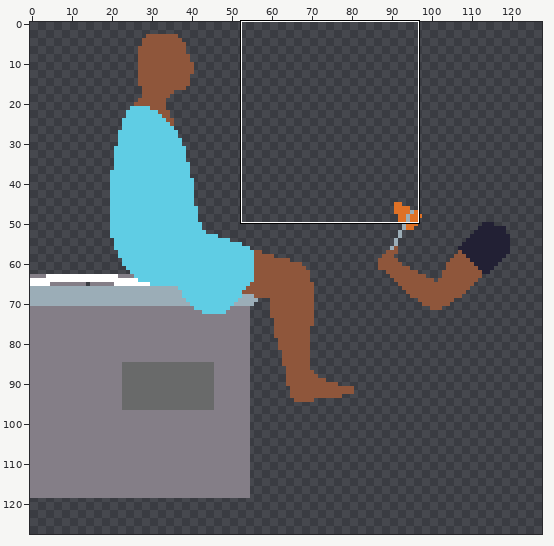
Pixel-art file, stored at octobit/medical_procedure.aseprite. Above, an overview of the earlier version with the close-up marked.
Close-up. Before:
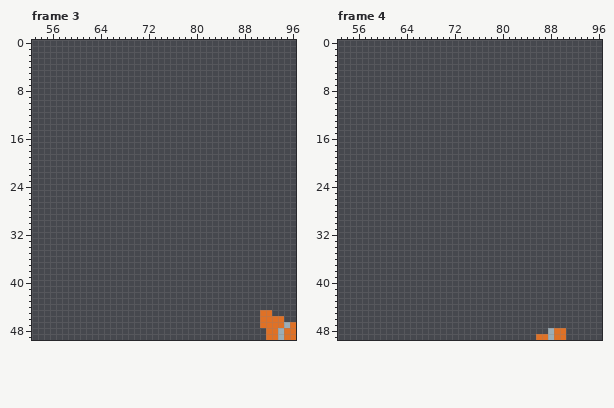
128x128 pixels, 8 frames. Shown: frame 3: x 53..96, y 0..49; frame 4: x 53..96, y 0..49. The commit also changed other frames or places, which this record leaves out.
After:
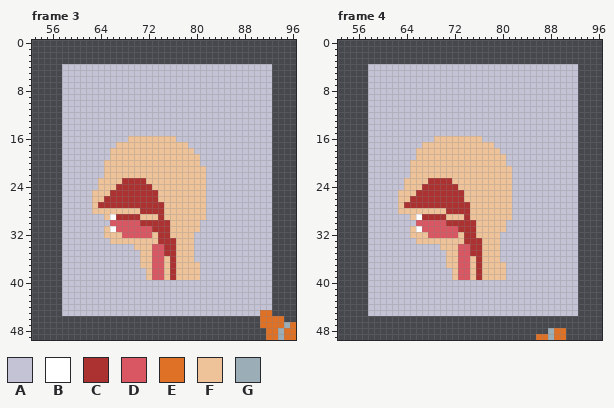
Palette (. is transparent): A #c4c3d6  B #ffffff  C #ac3232  D #d95763  E #df7126  F #eec39a  G #9badb7
Diff:
layer "background" now shown
Changed rows in their new state; - is an unchanged pixel.
Frame 3, layer "background":
first column x 58:
 4 AAAAAAAAAAAAAAAAAAAAAAAAAAAAAAAAAAA
 5 AAAAAAAAAAAAAAAAAAAAAAAAAAAAAAAAAAA
 6 AAAAAAAAAAAAAAAAAAAAAAAAAAAAAAAAAAA
 7 AAAAAAAAAAAAAAAAAAAAAAAAAAAAAAAAAAA
 8 AAAAAAAAAAAAAAAAAAAAAAAAAAAAAAAAAAA
 9 AAAAAAAAAAAAAAAAAAAAAAAAAAAAAAAAAAA
10 AAAAAAAAAAAAAAAAAAAAAAAAAAAAAAAAAAA
11 AAAAAAAAAAAAAAAAAAAAAAAAAAAAAAAAAAA
12 AAAAAAAAAAAAAAAAAAAAAAAAAAAAAAAAAAA
13 AAAAAAAAAAAAAAAAAAAAAAAAAAAAAAAAAAA
14 AAAAAAAAAAAAAAAAAAAAAAAAAAAAAAAAAAA
15 AAAAAAAAAAAAAAAAAAAAAAAAAAAAAAAAAAA
16 AAAAAAAAAAAFFFFFFFFAAAAAAAAAAAAAAAA
17 AAAAAAAAAFFFFFFFFFFFFAAAAAAAAAAAAAA
18 AAAAAAAAFFFFFFFFFFFFFFAAAAAAAAAAAAA
19 AAAAAAAAFFFFFFFFFFFFFFFAAAAAAAAAAAA
20 AAAAAAAFFFFFFFFFFFFFFFFAAAAAAAAAAAA
21 AAAAAAAFFFFFFFFFFFFFFFFFAAAAAAAAAAA
22 AAAAAAAFFFFFFFFFFFFFFFFFAAAAAAAAAAA
23 AAAAAAFFFFCCCCFFFFFFFFFFAAAAAAAAAAA
24 AAAAAAFFFCCCCCCFFFFFFFFFAAAAAAAAAAA
25 AAAAAFFFCCCCCCCCFFFFFFFFAAAAAAAAAAA
26 AAAAAFFCCCCCCCCCFFFFFFFFAAAAAAAAAAA
27 AAAAAFCCCCCCCCCCCFFFFFFFAAAAAAAAAAA
28 AAAAAFFFFFFFFCCCCFFFFFFFAAAAAAAAAAA
29 AAAAAAAFBCCCCFFFCFFFFFFFAAAAAAAAAAA
30 AAAAAAAADDDDDCCCCCFFFFFAAAAAAAAAAAA
31 AAAAAAAFBDDDDDDCCCFFFFFAAAAAAAAAAAA
32 AAAAAAAFFFDDDDDFCCFFFFAAAAAAAAAAAAA
33 AAAAAAAAFFFFFFFFCCCFFFAAAAAAAAAAAAA
34 AAAAAAAAAAAAFFFDDCCFFFAAAAAAAAAAAAA
35 AAAAAAAAAAAAAFFDDCCFFFAAAAAAAAAAAAA
36 AAAAAAAAAAAAAFFDDFCFFFAAAAAAAAAAAAA
37 AAAAAAAAAAAAAFFDDFCFFFFAAAAAAAAAAAA
38 AAAAAAAAAAAAAAFDDFCFFFFAAAAAAAAAAAA
39 AAAAAAAAAAAAAAFDDFCFFFFAAAAAAAAAAAA
40 AAAAAAAAAAAAAAAAAAAAAAAAAAAAAAAAAAA
41 AAAAAAAAAAAAAAAAAAAAAAAAAAAAAAAAAAA
42 AAAAAAAAAAAAAAAAAAAAAAAAAAAAAAAAAAA
43 AAAAAAAAAAAAAAAAAAAAAAAAAAAAAAAAAAA
44 AAAAAAAAAAAAAAAAAAAAAAAAAAAAAAAAAAA
45 AAAAAAAAAAAAAAAAAAAAAAAAAAAAAAAAA--
Frame 4, layer "background":
first column x 58:
 4 AAAAAAAAAAAAAAAAAAAAAAAAAAAAAAAAAAA
 5 AAAAAAAAAAAAAAAAAAAAAAAAAAAAAAAAAAA
 6 AAAAAAAAAAAAAAAAAAAAAAAAAAAAAAAAAAA
 7 AAAAAAAAAAAAAAAAAAAAAAAAAAAAAAAAAAA
 8 AAAAAAAAAAAAAAAAAAAAAAAAAAAAAAAAAAA
 9 AAAAAAAAAAAAAAAAAAAAAAAAAAAAAAAAAAA
10 AAAAAAAAAAAAAAAAAAAAAAAAAAAAAAAAAAA
11 AAAAAAAAAAAAAAAAAAAAAAAAAAAAAAAAAAA
12 AAAAAAAAAAAAAAAAAAAAAAAAAAAAAAAAAAA
13 AAAAAAAAAAAAAAAAAAAAAAAAAAAAAAAAAAA
14 AAAAAAAAAAAAAAAAAAAAAAAAAAAAAAAAAAA
15 AAAAAAAAAAAAAAAAAAAAAAAAAAAAAAAAAAA
16 AAAAAAAAAAAFFFFFFFFAAAAAAAAAAAAAAAA
17 AAAAAAAAAFFFFFFFFFFFFAAAAAAAAAAAAAA
18 AAAAAAAAFFFFFFFFFFFFFFAAAAAAAAAAAAA
19 AAAAAAAAFFFFFFFFFFFFFFFAAAAAAAAAAAA
20 AAAAAAAFFFFFFFFFFFFFFFFAAAAAAAAAAAA
21 AAAAAAAFFFFFFFFFFFFFFFFFAAAAAAAAAAA
22 AAAAAAAFFFFFFFFFFFFFFFFFAAAAAAAAAAA
23 AAAAAAFFFFCCCCFFFFFFFFFFAAAAAAAAAAA
24 AAAAAAFFFCCCCCCFFFFFFFFFAAAAAAAAAAA
25 AAAAAFFFCCCCCCCCFFFFFFFFAAAAAAAAAAA
26 AAAAAFFCCCCCCCCCFFFFFFFFAAAAAAAAAAA
27 AAAAAFCCCCCCCCCCCFFFFFFFAAAAAAAAAAA
28 AAAAAFFFFFFFFCCCCFFFFFFFAAAAAAAAAAA
29 AAAAAAAFBCCCCFFFCFFFFFFFAAAAAAAAAAA
30 AAAAAAAADDDDDCCCCCFFFFFAAAAAAAAAAAA
31 AAAAAAAFBDDDDDDCCCFFFFFAAAAAAAAAAAA
32 AAAAAAAFFFDDDDDFCCFFFFAAAAAAAAAAAAA
33 AAAAAAAAFFFFFFFFCCCFFFAAAAAAAAAAAAA
34 AAAAAAAAAAAAFFFDDCCFFFAAAAAAAAAAAAA
35 AAAAAAAAAAAAAFFDDCCFFFAAAAAAAAAAAAA
36 AAAAAAAAAAAAAFFDDFCFFFAAAAAAAAAAAAA
37 AAAAAAAAAAAAAFFDDFCFFFFAAAAAAAAAAAA
38 AAAAAAAAAAAAAAFDDFCFFFFAAAAAAAAAAAA
39 AAAAAAAAAAAAAAFDDFCFFFFAAAAAAAAAAAA
40 AAAAAAAAAAAAAAAAAAAAAAAAAAAAAAAAAAA
41 AAAAAAAAAAAAAAAAAAAAAAAAAAAAAAAAAAA
42 AAAAAAAAAAAAAAAAAAAAAAAAAAAAAAAAAAA
43 AAAAAAAAAAAAAAAAAAAAAAAAAAAAAAAAAAA
44 AAAAAAAAAAAAAAAAAAAAAAAAAAAAAAAAAAA
45 AAAAAAAAAAAAAAAAAAAAAAAAAAAAAAAAAAA
Pixel boxes of the changes (left, top, right, bottom) in both close-ups:
added: (62, 64, 272, 316)
added: (368, 64, 578, 316)
